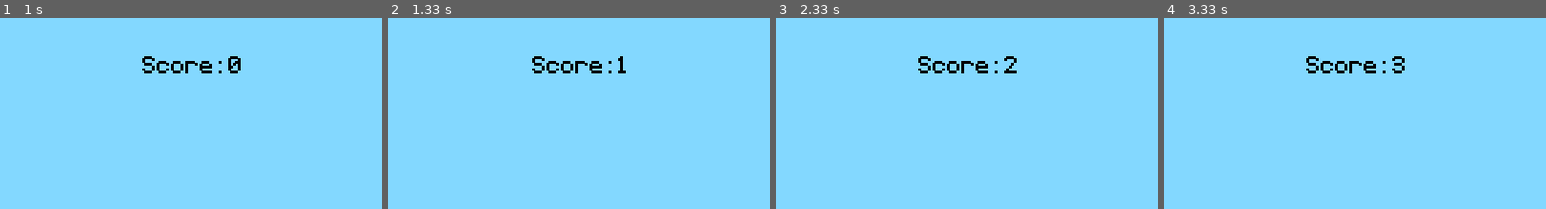
Above: before the commit, frames 1-4 (left to right).
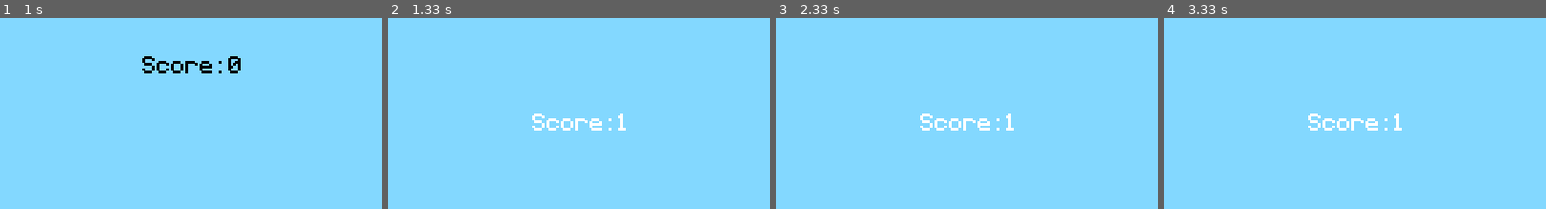
Above: after the commit, the same moments.

Repository: Casterrr/dinorun
Game: pygame game, started from main.py
The game is run twice, just before and just after one commit, with the same random seed, the same clock (stepped at 60 frames per second) and the same inputs.
Inputs:
- Up to frame 1 (1 s): tap Enter at 0.33 s; hold Up from 0.67 s (still down)
- Up to frame 2 (1.33 s): release Up at 1.13 s
- Up to frame 3 (2.33 s): hold Up 1.62-1.92 s
- Up to frame 4 (3.33 s): hold Up 2.35-2.65 s; hold Up from 3.08 s (still down)
The pictures show only the part of the screen within x 25-75%, y 0-50%; the shares and areas given below are measured in that part.

Frame 1 is identical in both runs. In frame 2, 1.4% of the frame differs, in the area x 37-63%, y 20-59%; in frame 3, 1.5%; in frame 4, 1.5%.

Commit message:
score_rodando 2.0

Diff:
--- a/classes/game_over_screen.py
+++ b/classes/game_over_screen.py
@@ -80,16 +80,17 @@
         Exibe pontuação final do ultimo jogador.
         '''
         self.display_score(False)
+
         pass
 
     def restart_game(self):
         '''
         Redefine atributos para reiniciar a jogatina.
         '''
-
         self.conteudo_do_jogo['objetos'] = list()
         self.conteudo_do_jogo['dinossauro'].reset_attributes()
         self.jogador = Player()
+        self.jogador.score = py.time.get_ticks()
 
     def main():
         pass
--- a/classes/in_game_screen.py
+++ b/classes/in_game_screen.py
@@ -71,6 +71,7 @@
                 #Movimentação dos objetos do jogo na tela.
                 self.conteudo_do_jogo['objetos'] = movimenta_objetos(self.screen, self.conteudo_do_jogo['objetos'])
 
+
                 self.display_score(True)
 
                 #Atualiza tela.
@@ -81,18 +82,25 @@
             else:
                 break
 
+
+
     ##Função para mostrar score
     def display_score(self, active):
-        pontuacao = 0
-        if active == True:
-            pontuacao += py.time.get_ticks()//1000
+        if active == True and self.jogador.score//1000 >= 1:
+            self.jogador.score = (py.time.get_ticks()-self.jogador.score)//1000
             font = fonte_principal(40)
-            score_surface = font.render(f'Score: {str(pontuacao)}', False, 'black')
+            score_surface = font.render(f'Score: {str(self.jogador.score)}', False, 'black')
+            score_rectangle = score_surface.get_rect(midtop = (400, 40))
+            self.screen.blit(score_surface, score_rectangle)
+        elif active == True and self.jogador.score == 0:
+            self.jogador.score =+ py.time.get_ticks()//1000
+            font = fonte_principal(40)
+            score_surface = font.render(f'Score: {str(self.jogador.score)}', False, 'black')
             score_rectangle = score_surface.get_rect(midtop = (400, 40))
             self.screen.blit(score_surface, score_rectangle)
         else:
             font = fonte_principal(40)
-            score_surface = font.render(f'Score: {str(pontuacao)}', False, 'white')
+            score_surface = font.render(f'Score: {str(self.jogador.score)}', False, 'white')
             score_rectangle = score_surface.get_rect(midtop = (400, 100))
             self.screen.blit(score_surface, score_rectangle)
 
@@ -101,7 +109,6 @@
         '''
         Redefine atributos para reiniciar a jogatina.
         '''
-
         self.conteudo_do_jogo['objetos'] = list()
         self.conteudo_do_jogo['dinossauro'].reset_attributes()
 
--- a/classes/start_screen.py
+++ b/classes/start_screen.py
@@ -26,7 +26,7 @@
 
         conteudo_da_tela = [(self.texto_da_tela_de_incio, (160, -20)), (self.texto_input_box, (290, 140)), (self.texto_instrutivo_iniciar_jogo, (295, 370))]
 
-        self.display_score(True)
+        ##self.display_score(True)
         self.screen.fill('#112e0a')
 
         for objeto in conteudo_da_tela:
@@ -57,6 +57,8 @@
                         else:
                             self.jogador.nome = self.input_box_nome_do_jogador.texto
                             in_start_game_screen = False
+                        self.jogador.score = py.time.get_ticks()//1000
+
 
                 self.input_box_nome_do_jogador.manipulador_de_eventos(event)
 
